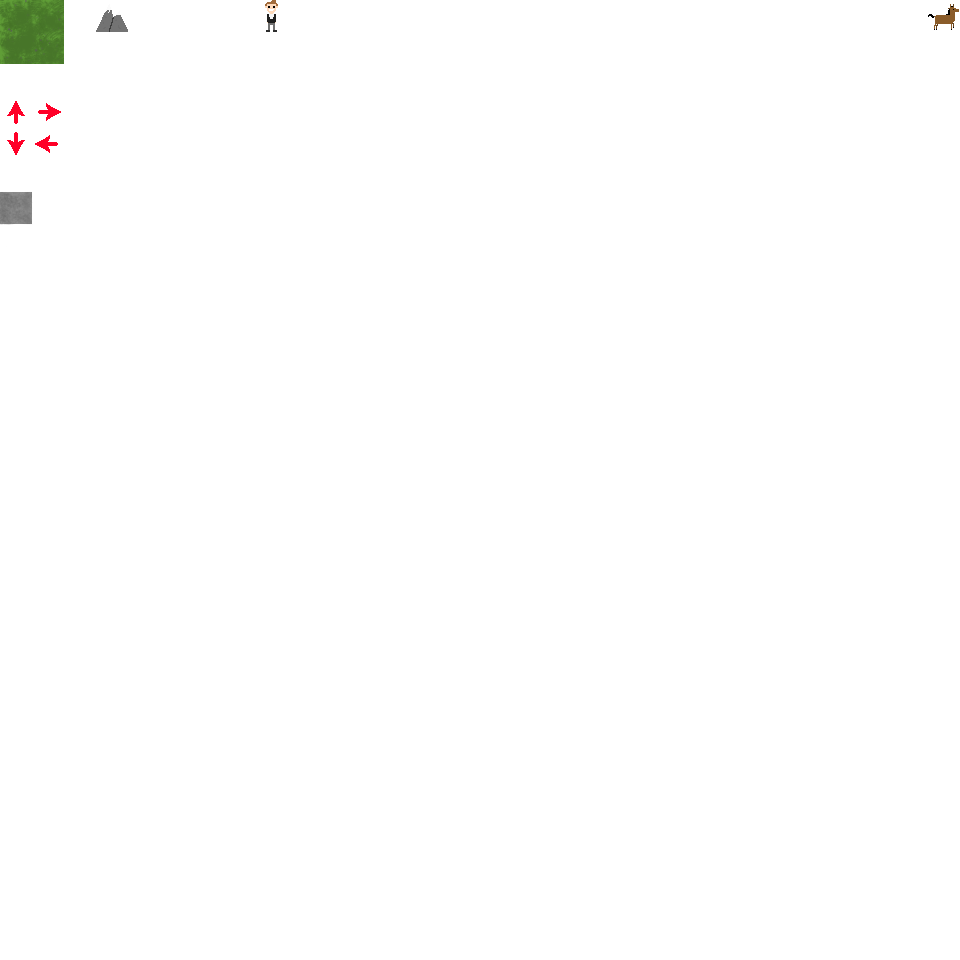
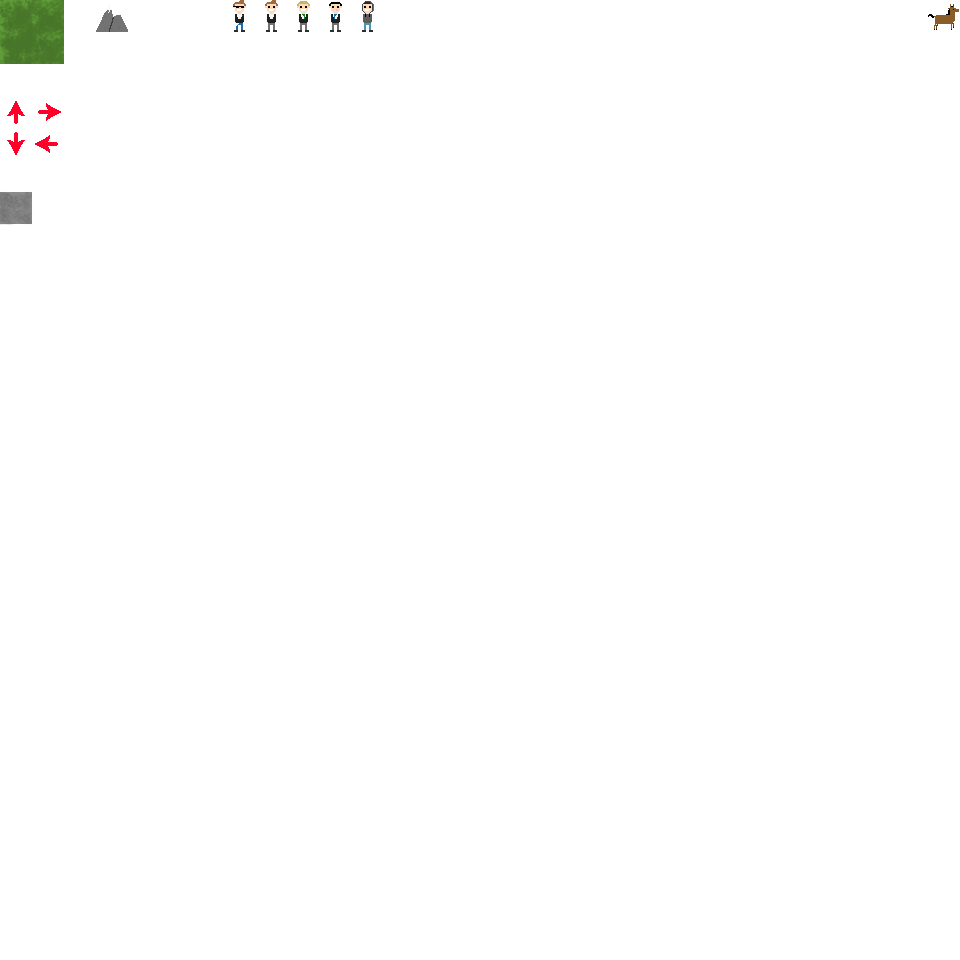
Before/after of a (960, 960) layered artwork. What changed in the layer stack:
added layer "Junior" above "Gumanitariy" over left=329, top=1, right=374, bottom=32
added layer "Gumanitariy" above "Technar" over left=297, top=1, right=374, bottom=32
added layer "Technar" above "Abiturent" over left=329, top=1, right=374, bottom=32
added layer "Abiturent" (1st of 2) above "Abiturent" over left=233, top=0, right=310, bottom=32
